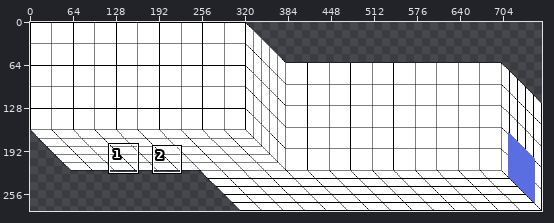
Pixel-art file -- artwork/level_1/scene_1.ase. The picture above shows the old version from afar; the outline marks the close-up.
Close-up. First the earlier version:
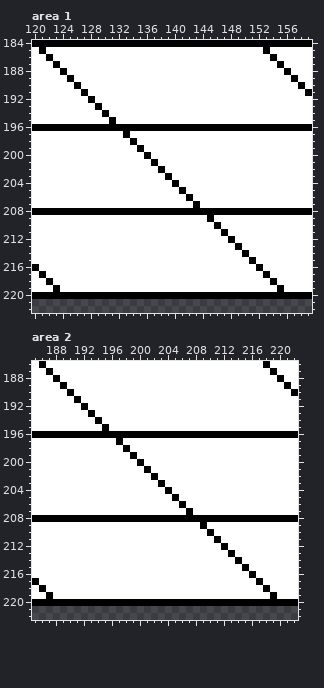
761x281 pixels, 1 frame. Shown: area 1: x 120..159, y 184..222; area 2: x 185..222, y 186..222.
Once edited:
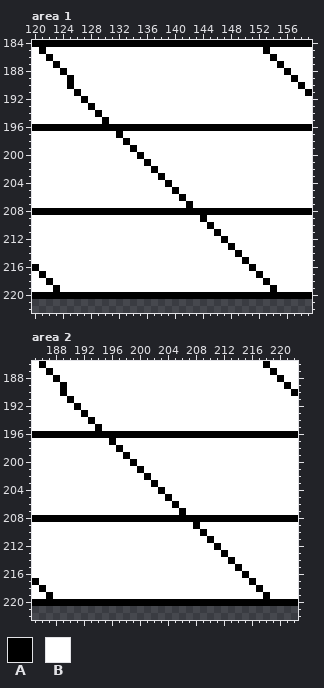
Palette (. is transparent): A #000000  B #ffffff
The edit:
Area 1, layer "Walls":
y 190: x 125..126 BA -> AB
y 191: x 126..127 BA -> AB
y 192: x 127..128 BA -> AB
y 193: x 128..129 BA -> AB
y 194: x 129..130 BA -> AB
y 195: x 130..131 BA -> AB
y 197: x 132..133 BA -> AB
y 198: x 133..134 BA -> AB
y 199: x 134..135 BA -> AB
y 200: x 135..136 BA -> AB
y 201: x 136..137 BA -> AB
y 202: x 137..138 BA -> AB
y 203: x 138..139 BA -> AB
y 204: x 139..140 BA -> AB
y 205: x 140..141 BA -> AB
y 206: x 141..142 BA -> AB
y 207: x 142..143 BA -> AB
y 209: x 144..145 BA -> AB
y 210: x 145..146 BA -> AB
y 211: x 146..147 BA -> AB
y 212: x 147..148 BA -> AB
y 213: x 148..149 BA -> AB
y 214: x 149..150 BA -> AB
y 215: x 150..151 BA -> AB
y 216: x 151..152 BA -> AB
y 217: x 152..153 BA -> AB
y 218: x 153..154 BA -> AB
y 219: x 154..155 BA -> AB
Area 2, layer "Walls":
y 190: x 189..190 BA -> AB
y 191: x 190..191 BA -> AB
y 192: x 191..192 BA -> AB
y 193: x 192..193 BA -> AB
y 194: x 193..194 BA -> AB
y 195: x 194..195 BA -> AB
y 197: x 196..197 BA -> AB
y 198: x 197..198 BA -> AB
y 199: x 198..199 BA -> AB
y 200: x 199..200 BA -> AB
y 201: x 200..201 BA -> AB
y 202: x 201..202 BA -> AB
y 203: x 202..203 BA -> AB
y 204: x 203..204 BA -> AB
y 205: x 204..205 BA -> AB
y 206: x 205..206 BA -> AB
y 207: x 206..207 BA -> AB
y 209: x 208..209 BA -> AB
y 210: x 209..210 BA -> AB
y 211: x 210..211 BA -> AB
y 212: x 211..212 BA -> AB
y 213: x 212..213 BA -> AB
y 214: x 213..214 BA -> AB
y 215: x 214..215 BA -> AB
y 216: x 215..216 BA -> AB
y 217: x 216..217 BA -> AB
y 218: x 217..218 BA -> AB
y 219: x 218..219 BA -> AB
Changed places in both close-ups, as pixel boxes (x1, y1, x2, y2):
changed: (67, 82, 284, 292)
changed: (60, 389, 277, 599)
